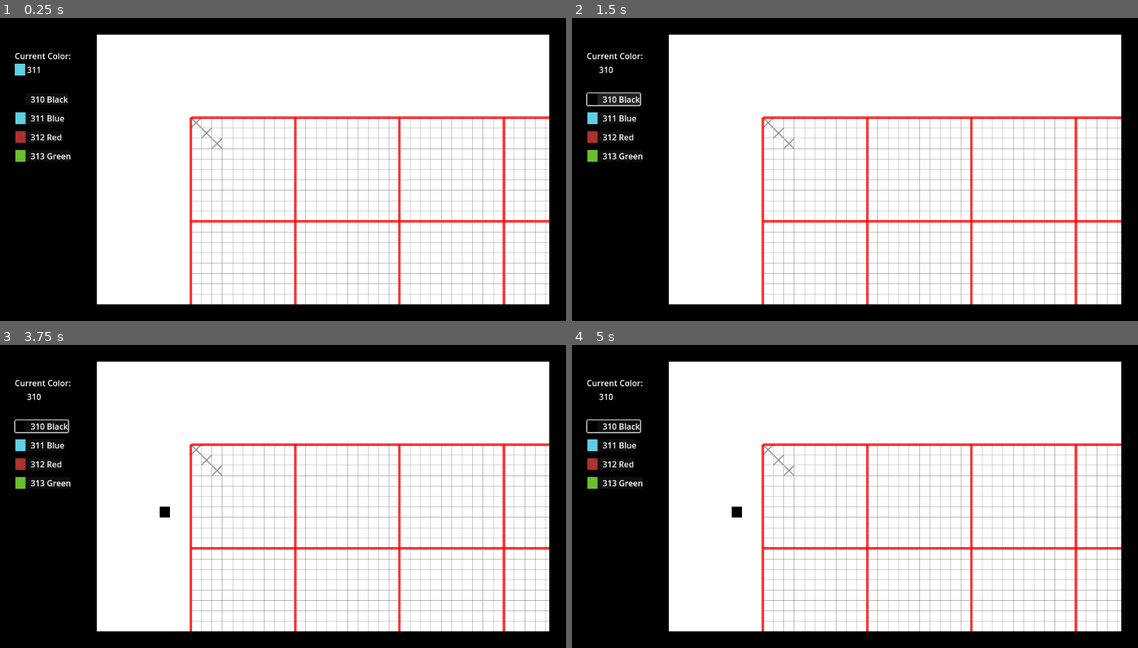
Above: before the commit, frames 1-4 (two rows, left to right).
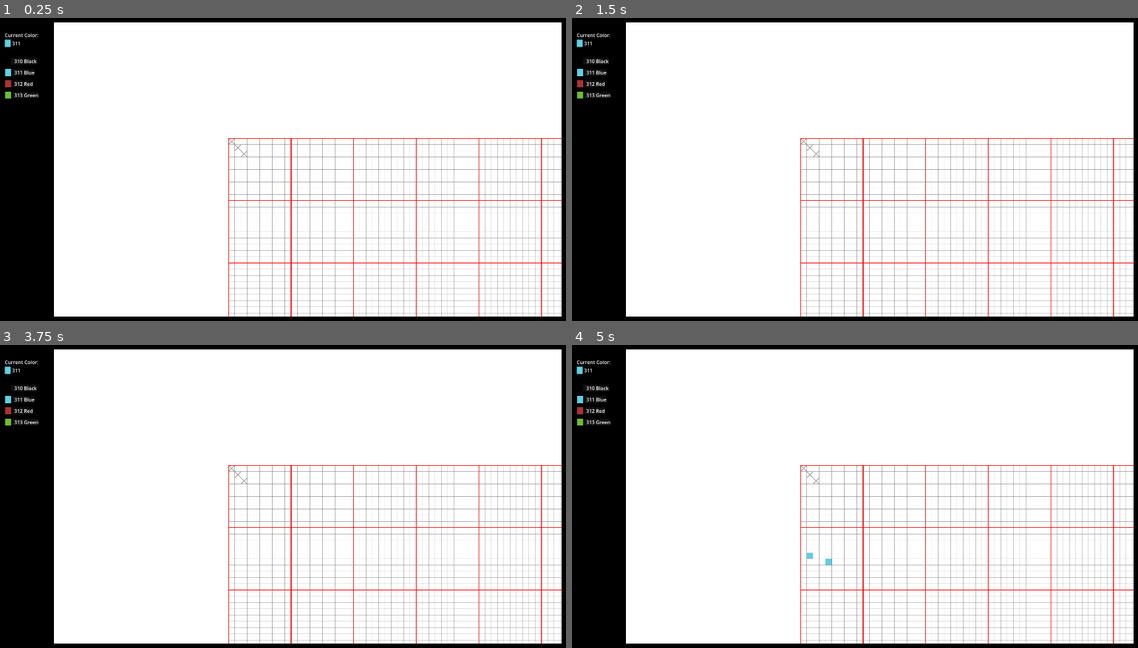
Above: after the commit, the same moments.

Repository: heinrichstr/cross-stitch-app
Game: Godot game, scene res://StitchHandler.tscn
The game is run twice, just before and just after one commit, with the same random seed, the same clock (stepped at 60 frames per second) and the same inputs.
Inputs (mouse positions are in pixels of both pictures, inside the frame that each line leads up to):
- Up to frame 1 (0.25 s): no input
- Up to frame 2 (1.5 s): click (611, 99) at 0.52 s; click (611, 99) at 1.27 s
- Up to frame 3 (3.75 s): click (39, 426) at 2.02 s; tap Enter at 2.75 s; move the mouse to (413, 481) at 2.77 s; hold Space 2.78-3.5 s; click (413, 481) at 2.85 s; drag from (164, 511) to (254, 563) at 3.52 s
- Up to frame 4 (5 s): tap Enter at 4.25 s; move the mouse to (917, 423) at 4.27 s; hold Space from 4.28 s (still down); click (917, 423) at 4.35 s

The runs differ from the first frame. In frame 1, 27% of the frame differs, in the area x 0-100%, y 1-99%; in frame 2, 28%; in frame 3, 28%; in frame 4, 28%.

Commit message:
add camera functions and tilemap bounds, begin adding undo system

Diff:
--- a/Camera.gd
+++ b/Camera.gd
@@ -7,7 +7,8 @@
 
 
 func _ready():
-	pass # Replace with function body.
+	limit_right = (StitchState.grid_size.x + 40) * StitchState.cell_size
+	limit_bottom = (StitchState.grid_size.y + 30) * StitchState.cell_size
 
 
 func _input(event):
--- a/Grid.gd
+++ b/Grid.gd
@@ -5,8 +5,10 @@
 var zoom_level = 1
 
 #get data from settings
-var grid_size = Vector2(84,60)
-var cell_size = 64
+var grid_size = StitchState.grid_size
+var cell_size = StitchState.cell_size
+var line_width = 1
+var big_line_width = 3
 
 # Called when the node enters the scene tree for the first time.
 func _ready():
@@ -17,7 +19,7 @@
 func draw_grid_line(line_num, column):
 	var line = GridLine.instantiate()
 	line.default_color = Color(.4,.4,.4,.5)
-	line.width = 1 / zoom_level
+	line.width = line_width / zoom_level
 	line.antialiased = true
 
 	if column == true:
@@ -28,7 +30,7 @@
 		line.add_point(Vector2(grid_size.x*cell_size, line_num*cell_size))
 
 	if int(line_num) % 10 == 0:
-		line.width = 5 / zoom_level
+		line.width = big_line_width / zoom_level
 		line.default_color = Color(1,0,0,.8)
 
 	add_child(line)
--- a/StitchColor.gd
+++ b/StitchColor.gd
@@ -3,30 +3,6 @@
 # Called when the node enters the scene tree for the first time.
 func _ready():
 	pass # Replace with function body.
-
-func _unhandled_input(event):
-	if Input.is_key_pressed(KEY_SPACE): #bypass input if scrolling viewport (Camera2D node handles this)
-		pass
-	else:
-		if event is InputEventMouseButton and event.pressed:
-			if event.button_index == 1:
-				# Get the position of the mouse click in world coordinates
-				#var mouse_position = get_viewport().get_mouse_position()
-				var mouse_position = get_global_mouse_position()
-
-				# Convert world coordinates to map coordinates
-				var tilemap_coords = local_to_map(mouse_position)
-
-				# Output the tilemap coordinates
-				print("TileMap Coordinates:", tilemap_coords, get_tile_color_atlas())
-				set_cell(0, tilemap_coords, 2, get_tile_color_atlas(), 0)
-			elif event.button_index == 2: #erase tile on right click
-				var mouse_position = get_global_mouse_position()
-
-				var tilemap_coords = local_to_map(mouse_position)
-
-				print("TileMap Coordinates:", tilemap_coords, get_tile_color_atlas())
-				set_cell(0, tilemap_coords, -1, Vector2(0,0), 0)
 
 
 func get_tile_color_atlas(): #takes the current color in DMC and returns the associated tile atlas for that color
@@ -36,3 +12,30 @@
 			#set tile atlas for that color
 			tile_atlas = stitch_color.tileAtlas
 	return tile_atlas
+
+
+func draw_cell():
+	var mouse_position = get_global_mouse_position()
+	if mouse_position.x < StitchState.grid_size.x * StitchState.cell_size and mouse_position.y < StitchState.grid_size.y * StitchState.cell_size and mouse_position.x > 0 and mouse_position.y > 0:
+		var tilemap_coords = local_to_map(mouse_position)
+		set_cell(0, tilemap_coords, 2, get_tile_color_atlas(), 0)
+
+
+func clear_cell():
+	var mouse_position = get_global_mouse_position()
+	var tilemap_coords = local_to_map(mouse_position)
+	set_cell(0, tilemap_coords, -1, Vector2(0,0), 0)
+
+
+func _physics_process(delta):
+	if Input.is_key_pressed(KEY_SPACE): #bypass input if scrolling viewport (Camera2D node handles this)
+		pass
+	else:
+		if Input.is_mouse_button_pressed(MOUSE_BUTTON_LEFT):
+			draw_cell()
+		elif Input.is_mouse_button_pressed(MOUSE_BUTTON_RIGHT):
+			clear_cell()
+
+
+func commit_to_undo():
+	pass
--- a/StitchHandler.tscn
+++ b/StitchHandler.tscn
@@ -20,4 +20,6 @@
 [node name="Camera2D" type="Camera2D" parent="."]
 position = Vector2(576, 320)
 zoom = Vector2(0.318, 0.318)
+limit_left = -2560
+limit_top = -1920
 script = ExtResource("5_ty0b5")
--- a/StitchState.gd
+++ b/StitchState.gd
@@ -1,6 +1,9 @@
 extends Node
 
 var currentStitchColor = "311"
+
+var grid_size = Vector2(80, 64)
+var cell_size = 64
 
 var stitches = []
 var backStitches = []
--- /dev/null
+++ b/UndoSystem.gd
@@ -0,0 +1,13 @@
+extends Node2D
+
+var undo_stack = []
+
+# Add an action to the undo stack
+func add_undo_action(action):
+	undo_stack.append(action)
+
+# Undo the last action
+func undo():
+	if undo_stack.size() > 0:
+		var last_action = undo_stack.pop_back()
+		last_action.undo()
--- /dev/null
+++ b/UndoableAction.gd
@@ -0,0 +1,32 @@
+extends Object
+
+var tilemap
+var cell
+var original_tile
+var modified_tile
+
+#func init(tilemap, cell, original_tile):
+#	self.tilemap = tilemap
+#	self.cell = cell
+#	self.original_tile = original_tile
+
+func _init(tilemap, tileArray):
+	self.tilemap = tilemap
+	self.cell = cell
+	self.original_tile = original_tile
+
+func perform():
+	tilemap.set_cell(cell.x, cell.y, modified_tile)
+
+func undo():
+	tilemap.set_cell(cell.x, cell.y, original_tile)
+
+#idea below:
+
+#Tilemap keydown creates new array
+#push {original: stitchcolor, new: stitchcolor, tileid} to this array for each new tile
+#on keyup create a new (this) and push the array to it
+	#tilemap then pushes this with the array to the stack
+
+#somewhere will need to be the current "index" for the undo stack so redos can happen
+	#when a new action is performed, erase all undo actions after your current indexed action before pushing new ones
--- a/project.godot
+++ b/project.godot
@@ -19,6 +19,12 @@
 
 StitchState="*res://StitchState.tscn"
 StitchColors="*res://StitchColors.tscn"
+UndoSystem="*res://undo_system.tscn"
+
+[display]
+
+window/size/viewport_width=1920
+window/size/viewport_height=1080
 
 [input]
 
@@ -37,6 +43,16 @@
 "events": [Object(InputEventMouseButton,"resource_local_to_scene":false,"resource_name":"","device":-1,"window_id":0,"a …(235 unchanged characters)…
 ]
 }
+undo={
+"deadzone": 0.5,
+"events": [Object(InputEventKey,"resource_local_to_scene":false,"resource_name":"","device":-1,"window_id":0,"alt_pressed":false,"shift_pressed":false,"ctrl_pressed":true,"meta_pressed":false,"pressed":false,"keycode":0,"physical_keycode":90,"key_label":0,"unicode":122,"echo":false,"script":null)
+]
+}
+redo={
+"deadzone": 0.5,
+"events": [Object(InputEventKey,"resource_local_to_scene":false,"resource_name":"","device":-1,"window_id":0,"alt_pressed":false,"shift_pressed":true,"ctrl_pressed":true,"meta_pressed":false,"pressed":false,"keycode":0,"physical_keycode":90,"key_label":0,"unicode":122,"echo":false,"script":null)
+]
+}
 
 [rendering]
 
--- /dev/null
+++ b/undo_system.tscn
@@ -0,0 +1,10 @@
+[gd_scene load_steps=3 format=3 uid="uid://kjx2xlxcew2x"]
+
+[ext_resource type="Script" path="res://UndoSystem.gd" id="1_rcfts"]
+[ext_resource type="Script" path="res://UndoableAction.gd" id="2_36q1k"]
+
+[node name="UndoSystem" type="Node2D"]
+script = ExtResource("1_rcfts")
+
+[node name="Node2D" type="Node2D" parent="."]
+script = ExtResource("2_36q1k")
